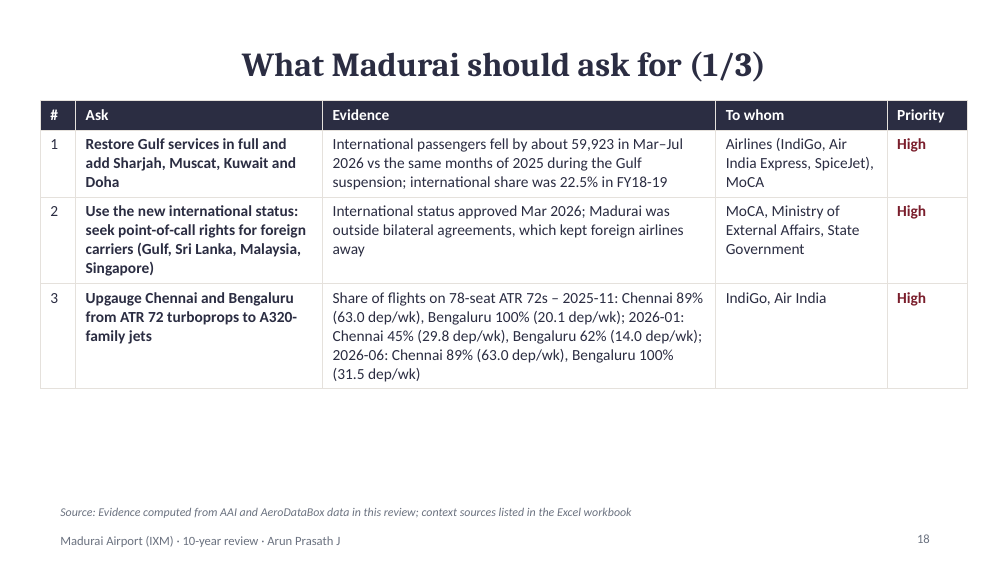
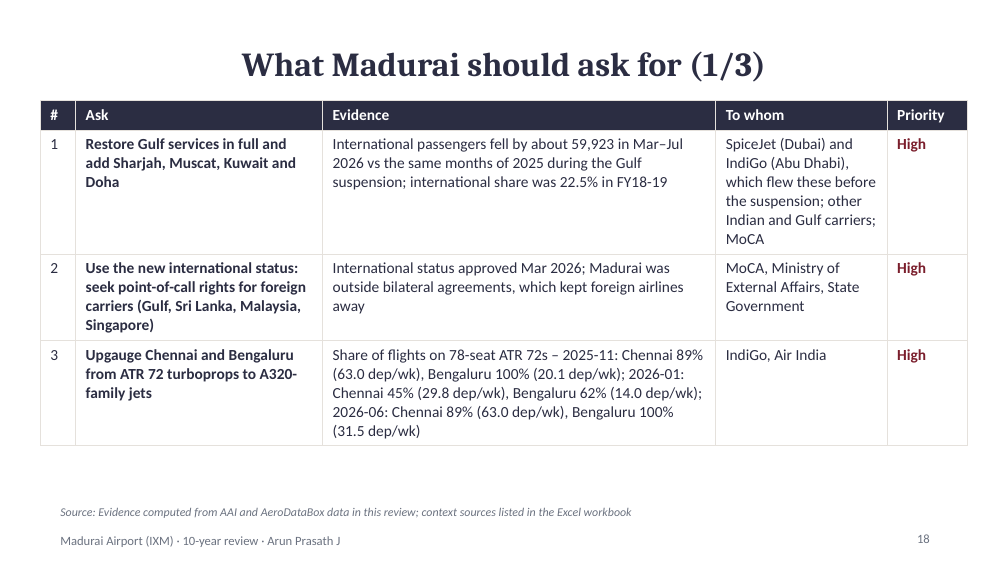
Before and after one commit to jarunprasath/madurai-airport-tracker, a slide deck: slide 18 of reports/IXM_10_year_review.pptx. Drawn at 1008x567 pixels with LibreOffice and Linux fonts; fonts in the diff are those of the drawing. Boxes give left, top, right and bottom in pixels: in the first picture for what was removed or moved away, otherwise in the second. Text is boxed around its words. In the diff, an @@ line names an element or a change of style, - is before the commit and + after.

```diff
--- a/reports/IXM_10_year_review.pptx
+++ b/reports/IXM_10_year_review.pptx
@@ table at [40, 101, 968, 443] @@
-row 2, column 4: Airlines (IndiGo, Air India Express, SpiceJet), MoCA
+row 2, column 4: SpiceJet (Dubai) and IndiGo (Abu Dhabi), which flew these before the suspension; other Indian and Gulf carriers; MoCA
```
Also in this commit, not shown: 10 other slides changed, 3 other files.
